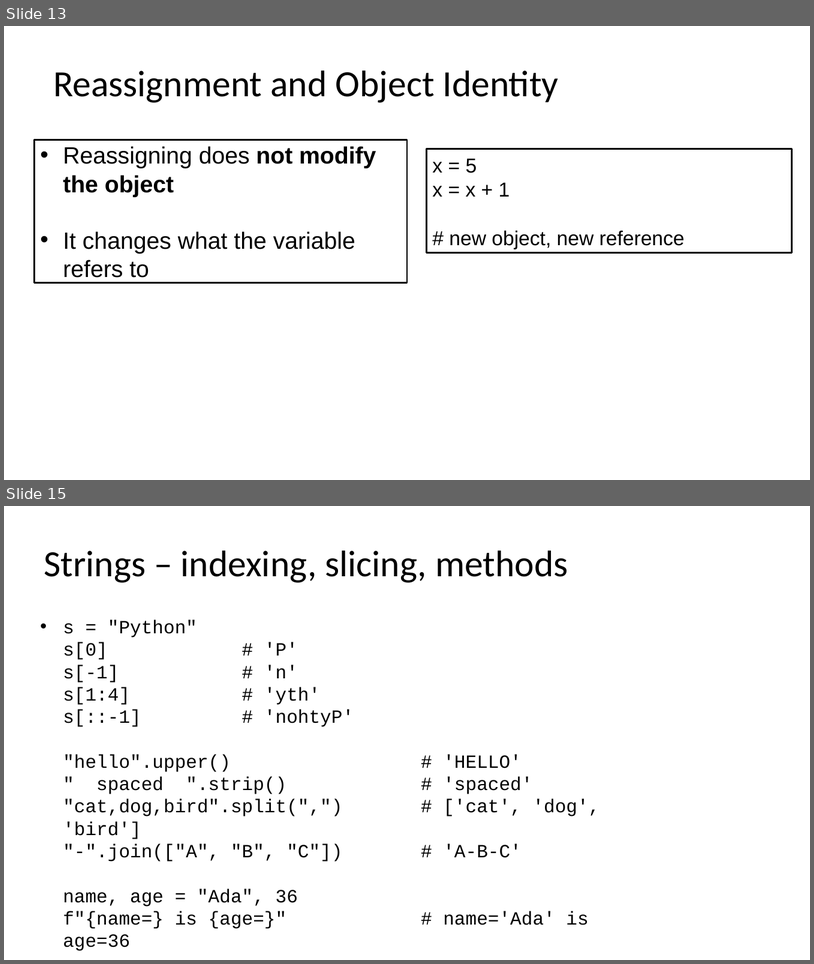
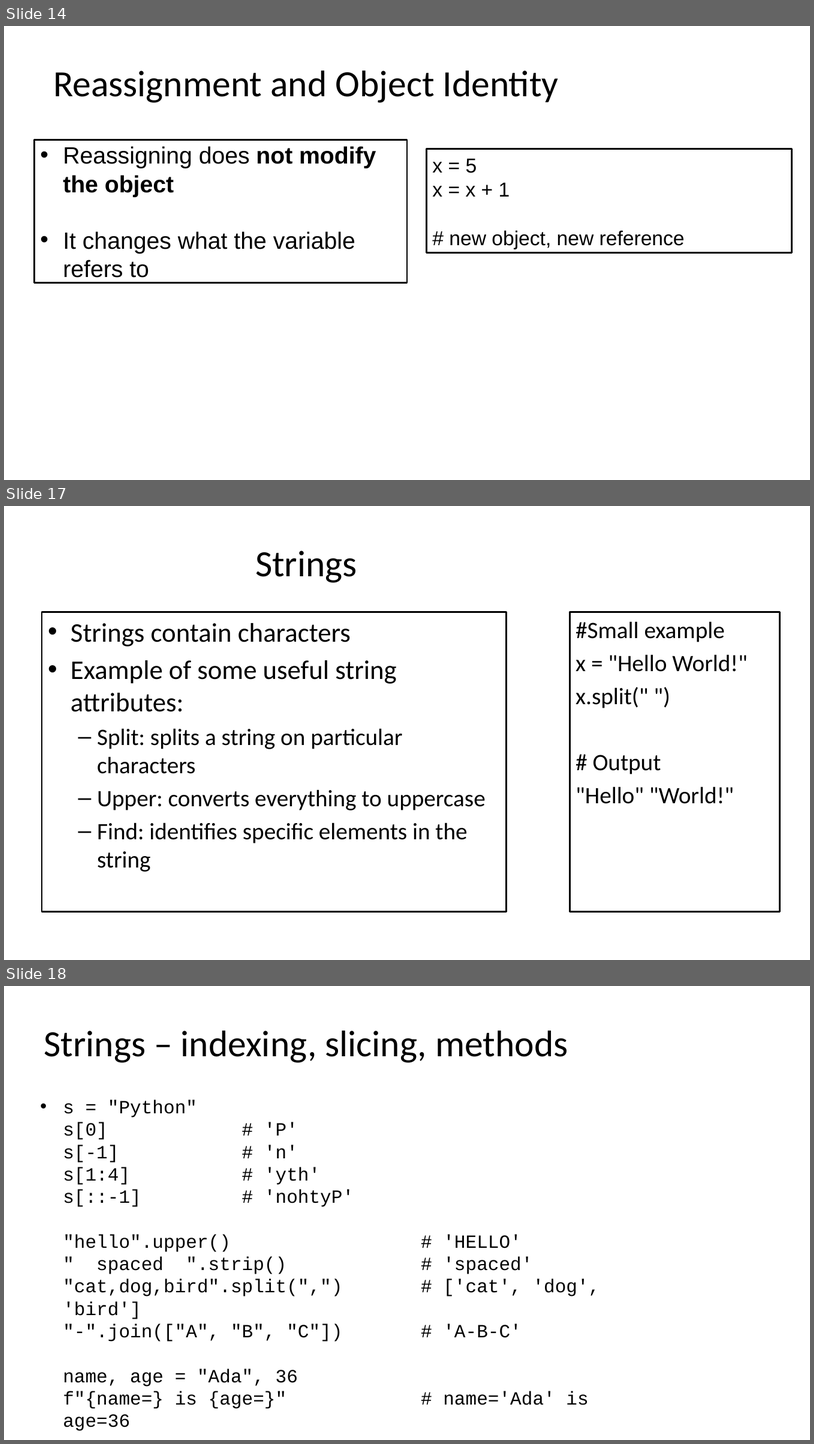
Before and after one commit to seanwhs/3-Day-Python-Crash-Course, a slide deck: Python_Crash_Course_2025.pptx. Shown one above the other, each under a label of ours: slides 13 and 15 before the commit, slides 14, 17 and 18 after it; the slides between them are not shown. The pictures are 814x964 and 814x1444 pixels, drawn with LibreOffice and Linux fonts; fonts in the diff are those of the drawing. Boxes give left, top, right and bottom in pixels: in the first picture for what was removed or moved away, otherwise in the second. Text is boxed around its words. In the diff, an @@ line names an element or a change of style, - is before the commit and + after.

```diff
--- a/Python_Crash_Course_2025.pptx
+++ b/Python_Crash_Course_2025.pptx
@@ slide 17 added at (4,506,810,960), background #FFFFFF @@
@@ title added at (255,550,357,583), 44 pt, text #000000 @@
+Strings
@@ text added at (42,612,506,912), fill #FFFFFF, outline #000000 2 pt, 28 pt, text #000000 @@
+• Strings contain characters
+• Example of some useful string attributes:
+  – Split: splits a string on particular characters
+  – Upper: converts everything to uppercase
+  – Find: identifies specific elements in the string
@@ rectangle added at (570,612,780,912), fill #FFFFFF, outline #000000 2 pt, 28 pt, text #000000 @@
+#Small example
+x = "Hello World!"
+x.split(" ")
+# Output
+"Hello" "World!"
@@ what was slide 13 is now slide 14 @@
@@ what was slide 15 is now slide 18 @@
```
Also in this commit, not shown: 2 slides changed, 2 other slides added.
